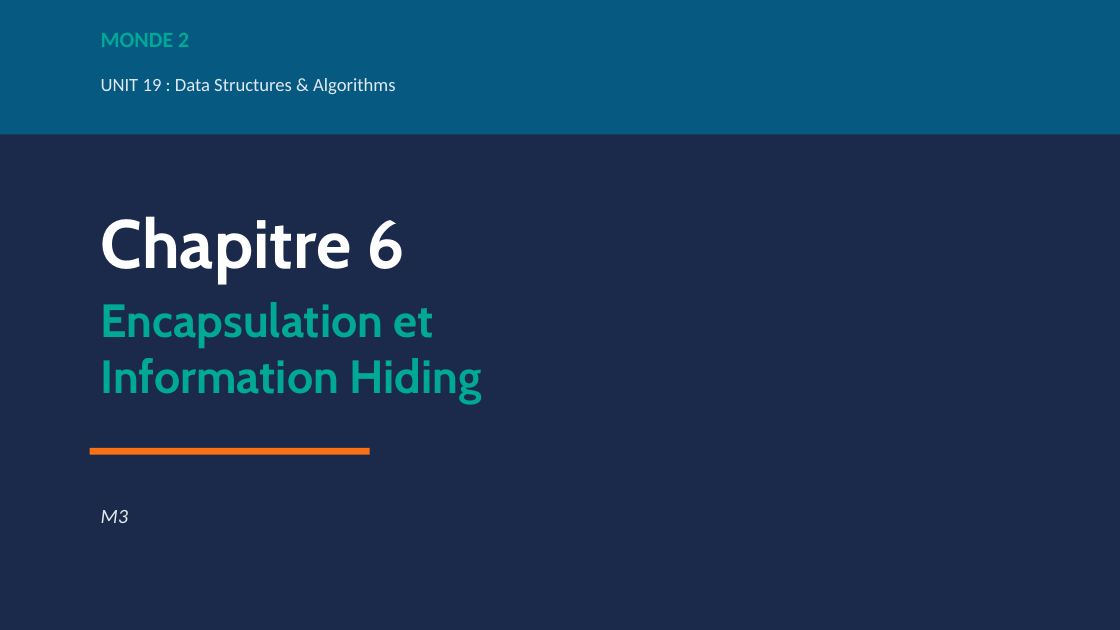
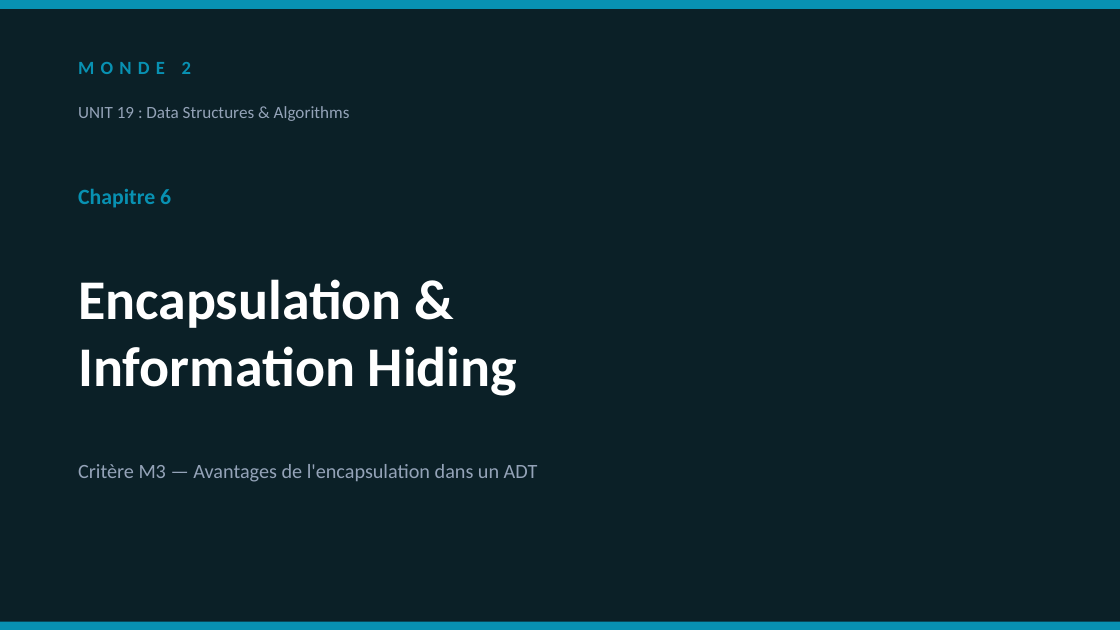
Before and after one commit to mbiTati/unit19-gamifie, a slide deck: slide 1 of docs/pptx/Ch6_M3_Encapsulation_Information_Hiding.pptx. Drawn at 1120x630 pixels with LibreOffice and Linux fonts; fonts in the diff are those of the drawing. Boxes give left, top, right and bottom in pixels: in the first picture for what was removed or moved away, otherwise in the second. Text is boxed around its words. In the diff, an @@ line names an element or a change of style, - is before the commit and + after.

```diff
--- a/docs/pptx/Ch6_M3_Encapsulation_Information_Hiding.pptx
+++ b/docs/pptx/Ch6_M3_Encapsulation_Information_Hiding.pptx
@@ background #1B2A4A to #0B2027 @@
@@ rectangle: place and size @@
-rectangle at (0,0,1120,134)
+rectangle at (0,0,1120,9)
@@ rectangle at (0,0,1120,9): fill #065A82 to #0891B2 @@
@@ text "MONDE 2": place and size @@
-text "MONDE 2" at (101,33,189,47)
+text "MONDE 2" at (78,62,191,74)
@@ text "MONDE 2" at (78,62,191,74): size 14 to 12 pt, text colour #00A896 to #0891B2, letter spacing 0 to 4 pt @@
@@ text "UNIT 19 : Data Structures ...": place and size @@
-text "UNIT 19 : Data Structures ..." at (101,78,396,94)
+text "UNIT 19 : Data Structures ..." at (78,106,350,121)
@@ text "UNIT 19 : Data Structures ..." at (78,106,350,121): size 12 to 11 pt, text colour #E2E8F0 to #94A3B8 @@
@@ text "Chapitre 6": place and size @@
-text "Chapitre 6" at (101,216,405,283)
+text "Chapitre 6" at (78,189,171,208)
@@ text "Chapitre 6" at (78,189,171,208): size 44 to 14 pt, font Cabin to Calibri, text colour #FFFFFF to #0891B2 @@
@@ text "Encapsulation &": place and size @@
-text "Encapsulation &" at (101,302,482,405)
+text "Encapsulation &" at (78,279,517,396)
@@ text at (78,279,402,328): text changed; size 30 to 36 pt; font Cabin to Calibri; text colour #00A896 to #FFFFFF @@
-Encapsulation et
+Encapsulation &
@@ text at (78,346,517,396): size 30 to 36 pt, font Cabin to Calibri, text colour #00A896 to #FFFFFF in "Information Hiding" @@
@@ rectangle removed at (90,448,370,455) @@
@@ text added at (78,464,538,482), 13 pt, text #94A3B8 @@
+Critère M3 — Avantages de l'encapsulation dans un ADT
@@ text removed at (101,510,128,523) @@
-M3
@@ rectangle added at (0,622,1120,630), fill #0891B2 @@
```
Also in this commit, not shown: 8 slides added, 5 slides removed, 13 other files.
